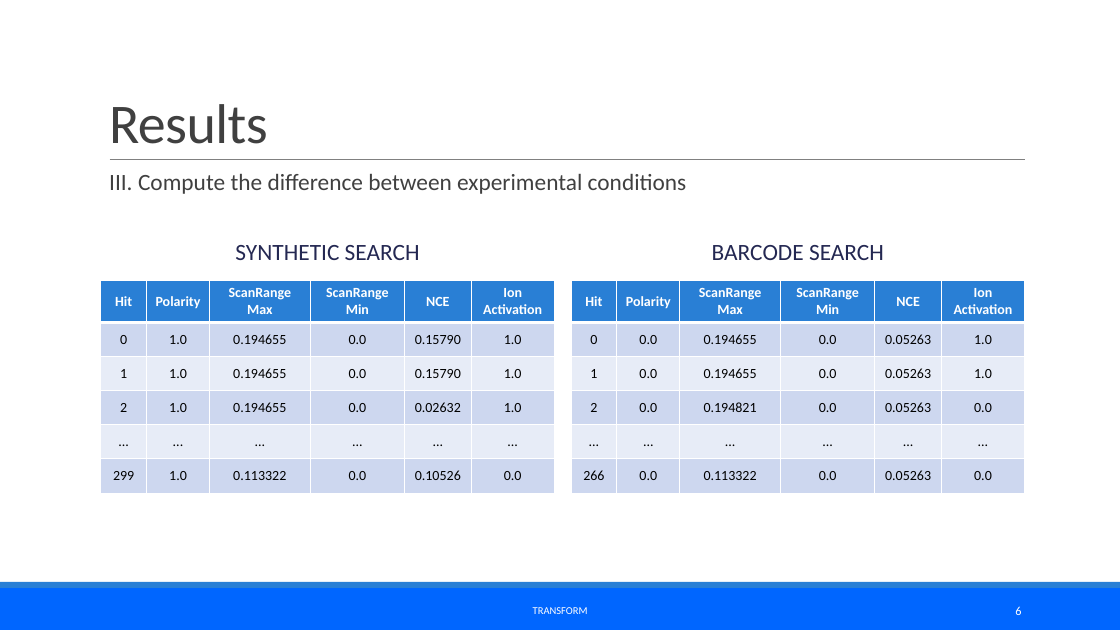
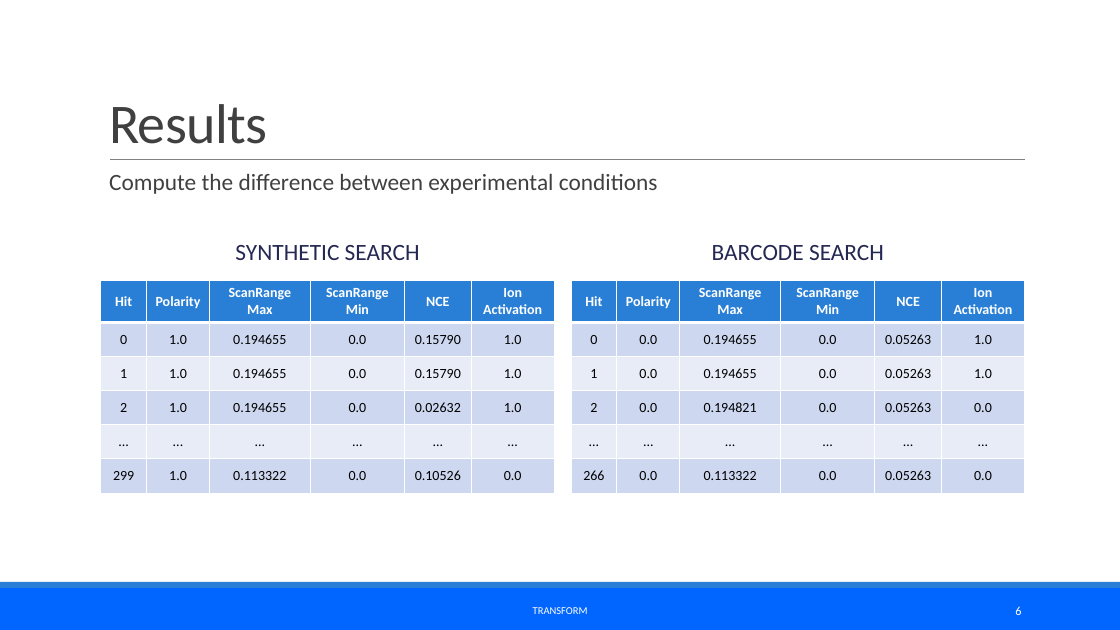
Before and after one commit to jozef1v/MS_Synthetic_Library, a slide deck: slide 6 of Presentation/Prezentácia_MS_Library.pptx. Drawn at 1120x630 pixels with LibreOffice and Linux fonts; fonts in the diff are those of the drawing. Boxes give left, top, right and bottom in pixels: in the first picture for what was removed or moved away, otherwise in the second. Text is boxed around its words. In the diff, an @@ line names an element or a change of style, - is before the commit and + after.

```diff
--- a/Presentation/Prezentácia_MS_Library.pptx
+++ b/Presentation/Prezentácia_MS_Library.pptx
@@ text at bbox=[109, 174, 658, 194]: text changed @@
-  III. Compute the difference between experimental conditions
+  Compute the difference between experimental conditions
```
Also in this commit, not shown: 13 other slides changed, 2 slides added, 20 other files.
